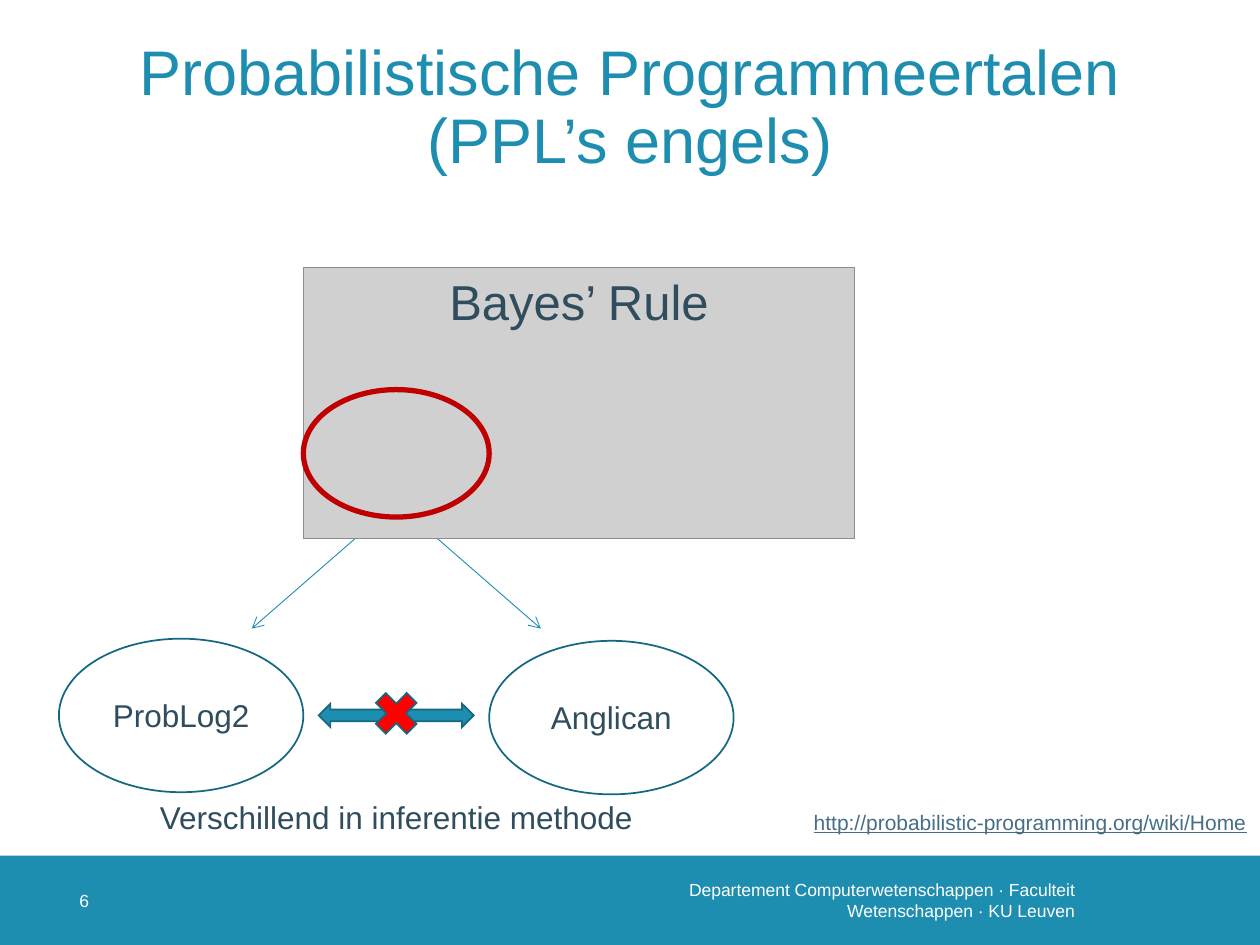
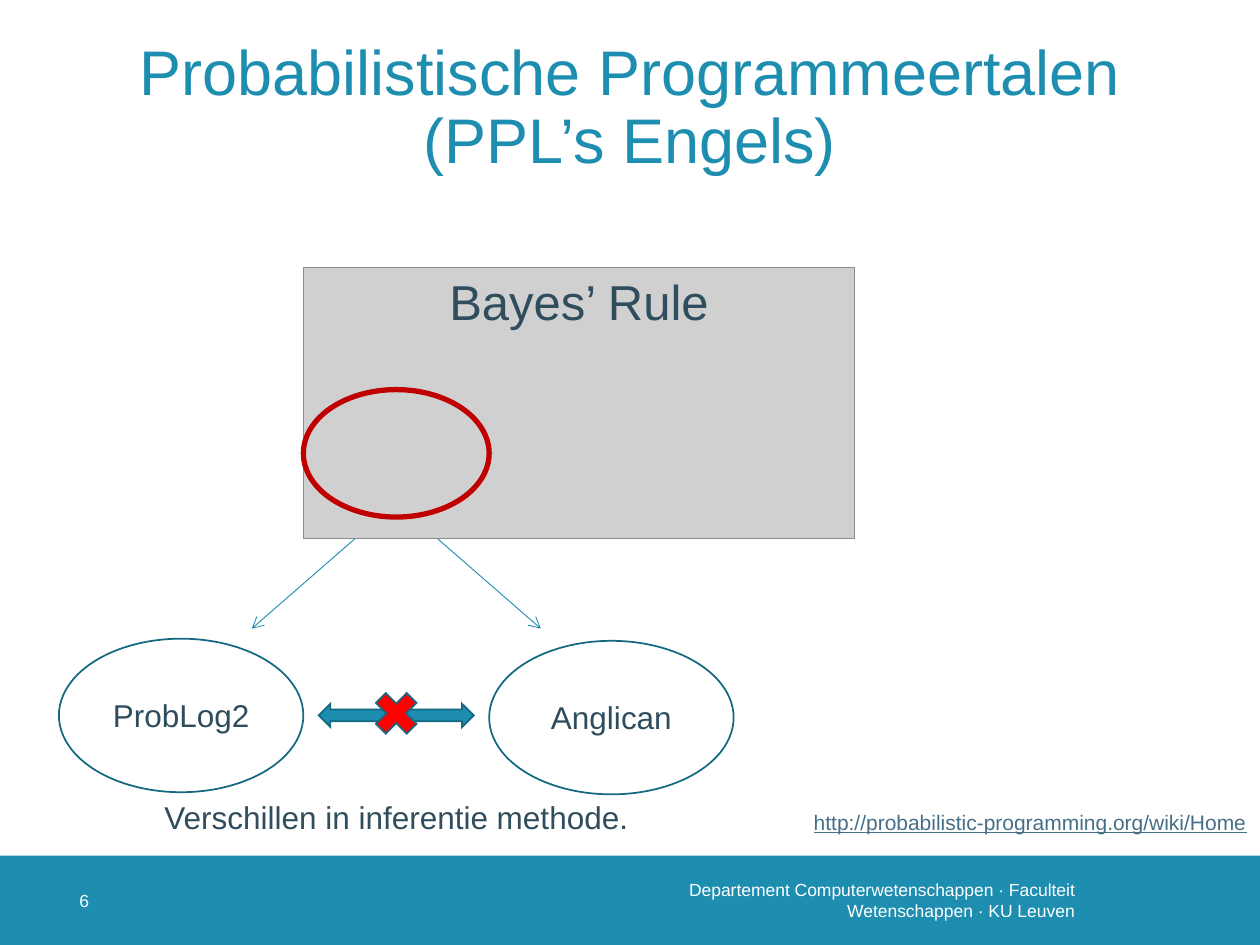
Before and after one commit to susverwimp/T208-Probabilistic-Programming-A-Case-Study, a slide deck: slide 7 of thesis/presentations/2 second/second.pptx. Drawn at 1260x945 pixels with LibreOffice and Linux fonts; fonts in the diff are those of the drawing; grey boxes stand for pictures; background and template pictures are left out. Boxes give left, top, right and bottom in pixels: in the first picture for what was removed or moved away, otherwise in the second. Text is boxed around its words. In the diff, an @@ line names an element or a change of style, - is before the commit and + after.

```diff
--- a/thesis/presentations/2 second/second.pptx
+++ b/thesis/presentations/2 second/second.pptx
@@ title at box(140, 49, 1119, 175): text changed @@
-Probabilistische Programmeertalen
-(PPL’s engels)
+Probabilistische Programmeertalen
+(PPL’s Engels)
@@ text at box(164, 806, 628, 830): text changed @@
-Verschillend in inferentie methode
+Verschillen in inferentie methode.
```
Also in this commit, not shown: 12 other slides changed, 4 slides added, 6 other files.
